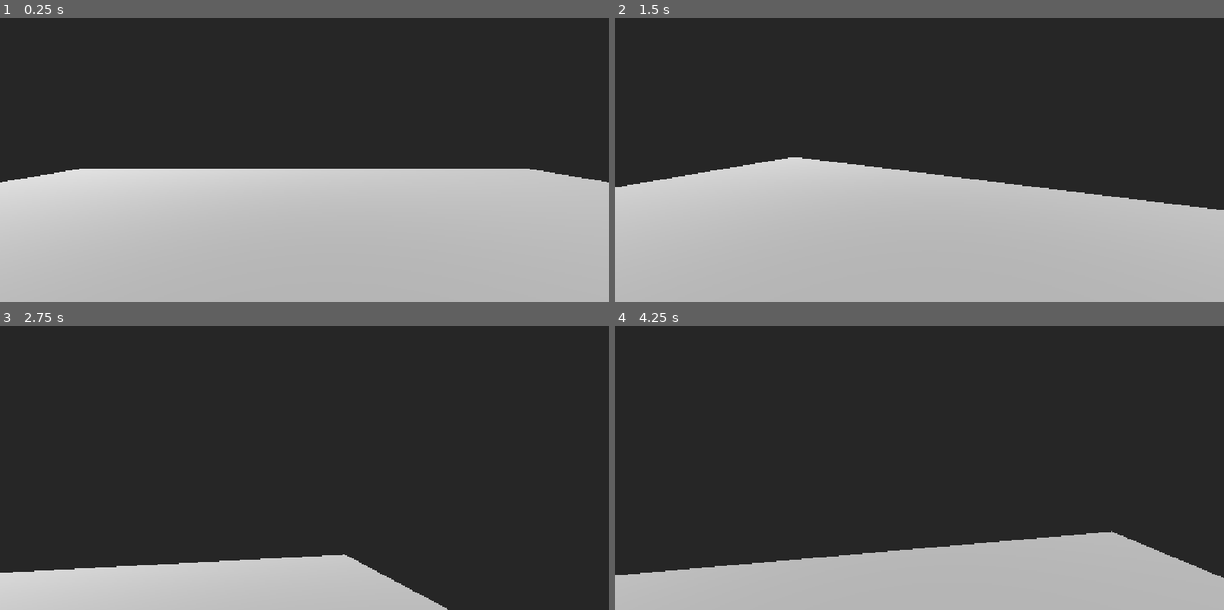
Above: before the commit, frames 1-4 (two rows, left to right).
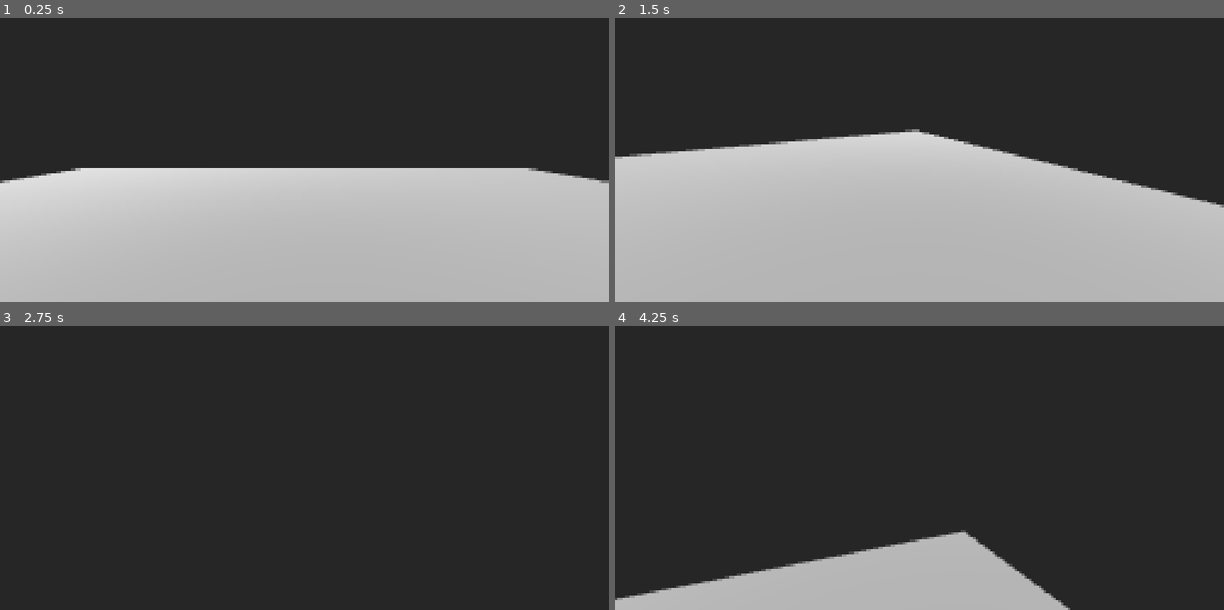
Above: after the commit, the same moments.

Repository: l35noy/VibeFPS
Game: Godot game, scene res://main.tscn
Two runs of this game, one before a commit and one after it. Both use one fixed random seed, a clock stepped at 60 frames per second and the inputs below.
Inputs (mouse positions are in pixels of both pictures, inside the frame that each line leads up to):
- Up to frame 1 (0.25 s): no input
- Up to frame 2 (1.5 s): tap Enter at 0.5 s; move the mouse to (949, 128) at 0.52 s; hold W (move_forward) 0.53-1.28 s; hold Space (jump) 0.53-1.28 s; click (949, 128) at 0.67 s; move the mouse to (797, 148) at 1.27 s; hold S (move_backward) from 1.28 s (still down); tap Shift (sprint) at 1.35 s
- Up to frame 3 (2.75 s): tap Space (jump) at 1.52, 1.55, 1.82 s; move the mouse to (365, 362) at 2.02 s; release S (move_backward) at 2.03 s; hold D (move_right) from 2.03 s (still down); hold Space (jump) from 2.03 s (still down)
- Up to frame 4 (4.25 s): move the mouse to (889, 507) at 2.77 s; release D (move_right) at 2.78 s; release Space (jump) at 2.78 s; hold W (move_forward) from 2.78 s (still down); tap Shift (sprint) at 2.85 s; click (889, 507) at 2.92 s; tap Space (jump) at 3.02, 3.05, 3.32 s; move the mouse to (962, 442) at 3.52 s; hold Space (jump) from 3.53 s (still down)

The runs differ from the first frame. In frame 1, 0.4% of the frame differs, in the area x 0-100%, y 52-59%; in frame 2, 8.8%; in frame 3, 11%, in the area x 0-74%, y 80-100%; in frame 4, 9.7%.

Commit message:
доработка того что ниже+монитор

Diff:
--- a/player.gd
+++ b/player.gd
@@ -6,6 +6,7 @@
 @export var mouse_sensitivity: float = 0.002
 
 var _gravity: float = ProjectSettings.get_setting("physics/3d/default_gravity")
+var _jump_queued: bool = false
 
 @onready var _camera: Camera3D = $Camera3D
 
@@ -25,6 +26,8 @@
 		)
 	elif event.is_action_pressed("ui_cancel"):
 		_toggle_mouse_capture()
+	elif event is InputEventKey and event.is_action_pressed("jump"):
+		_jump_queued = true
 	elif event is InputEventMouseButton and event.pressed:
 		var button := event as InputEventMouseButton
 		if button.button_index == MOUSE_BUTTON_LEFT:
@@ -44,8 +47,10 @@
 	else:
 		velocity.y -= _gravity * delta
 
-	if is_on_floor() and Input.is_action_just_pressed("jump"):
-		velocity.y = jump_velocity
+	if _jump_queued:
+		_jump_queued = false
+		if is_on_floor():
+			velocity.y = jump_velocity
 
 	var input_dir := Input.get_vector("move_left", "move_right", "move_forward", "move_backward")
 	var direction := (transform.basis * Vector3(input_dir.x, 0.0, input_dir.y)).normalized()
--- a/project.godot
+++ b/project.godot
@@ -14,11 +14,17 @@
 run/main_scene="uid://bqxlrhd4s7vys"
 config/features=PackedStringArray("4.7", "Forward Plus")
 config/icon="res://icon.svg"
+run/max_fps=0
 
 [display]
 
+window/size/viewport_width=2560
+window/size/viewport_height=1440
+window/size/mode=3
+window/size/resizable=false
 window/stretch/mode="canvas_items"
 window/stretch/aspect="expand"
+window/vsync/vsync_mode=1
 
 [input]
 
@@ -56,7 +62,10 @@
 [physics]
 
 3d/physics_engine="Jolt Physics"
+common/physics_ticks_per_second=120
 
 [rendering]
 
 rendering_device/driver.windows="d3d12"
+anti_aliasing/quality/msaa_3d=2
+scaling_3d/scale=1.0
Not shown, changed: CHECKLIST.md
Not shown, changed: PROJECT.md
